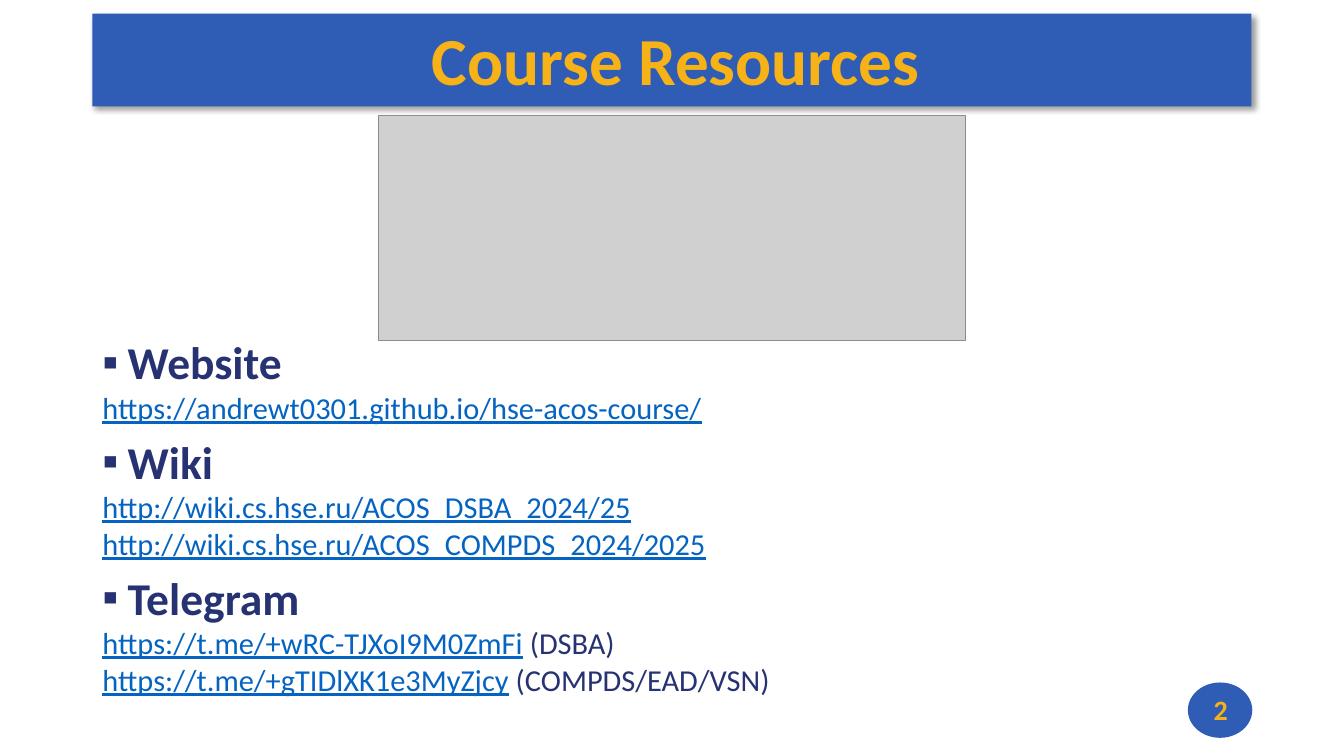
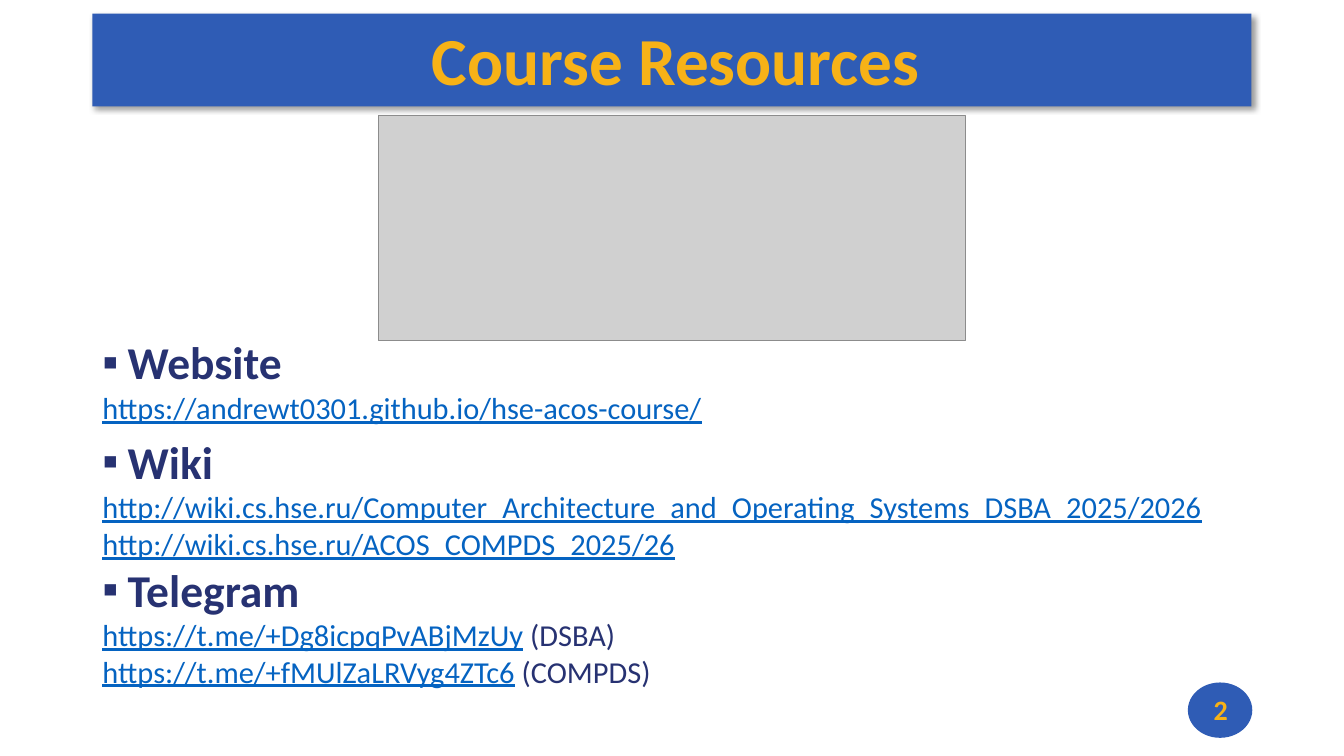
Before and after one commit to andrewt0301/hse-acos-course, a slide deck: slide 2 of docs/part1ca/01_Introduction/CA_Lecture_01.pptx. Drawn at 1344x756 pixels with LibreOffice and Linux fonts; fonts in the diff are those of the drawing; grey boxes stand for pictures. Boxes give left, top, right and bottom in pixels: in the first picture for what was removed or moved away, otherwise in the second. Text is boxed around its words. In the diff, an @@ line names an element or a change of style, - is before the commit and + after.

```diff
--- a/docs/part1ca/01_Introduction/CA_Lecture_01.pptx
+++ b/docs/part1ca/01_Introduction/CA_Lecture_01.pptx
@@ text at (102, 497, 1201, 560): text changed @@
-http://wiki.cs.hse.ru/ACOS_DSBA_2024/25
-http://wiki.cs.hse.ru/ACOS_COMPDS_2024/2025
+http://wiki.cs.hse.ru/Computer_Architecture_and_Operating_Systems_DSBA_2025/2026
+http://wiki.cs.hse.ru/ACOS_COMPDS_2025/26
@@ text at (128, 575, 300, 615): less space between paragraphs @@
@@ text at (102, 624, 651, 689): text changed @@
-https://t.me/+wRC-TJXoI9M0ZmFi (DSBA)
-https://t.me/+gTIDlXK1e3MyZjcy (COMPDS/EAD/VSN)
+https://t.me/+Dg8icpqPvABjMzUy (DSBA)
+https://t.me/+fMUlZaLRVyg4ZTc6 (COMPDS)
```
Also in this commit, not shown: 1 other slide changed, 2 other files.
